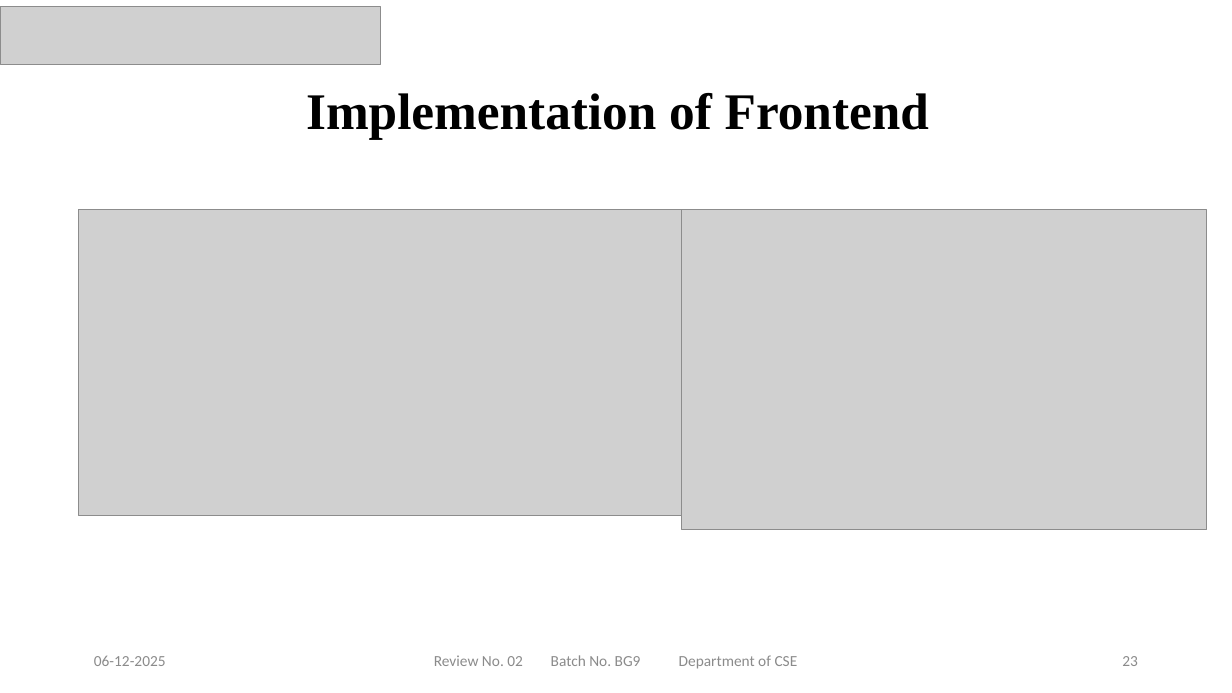
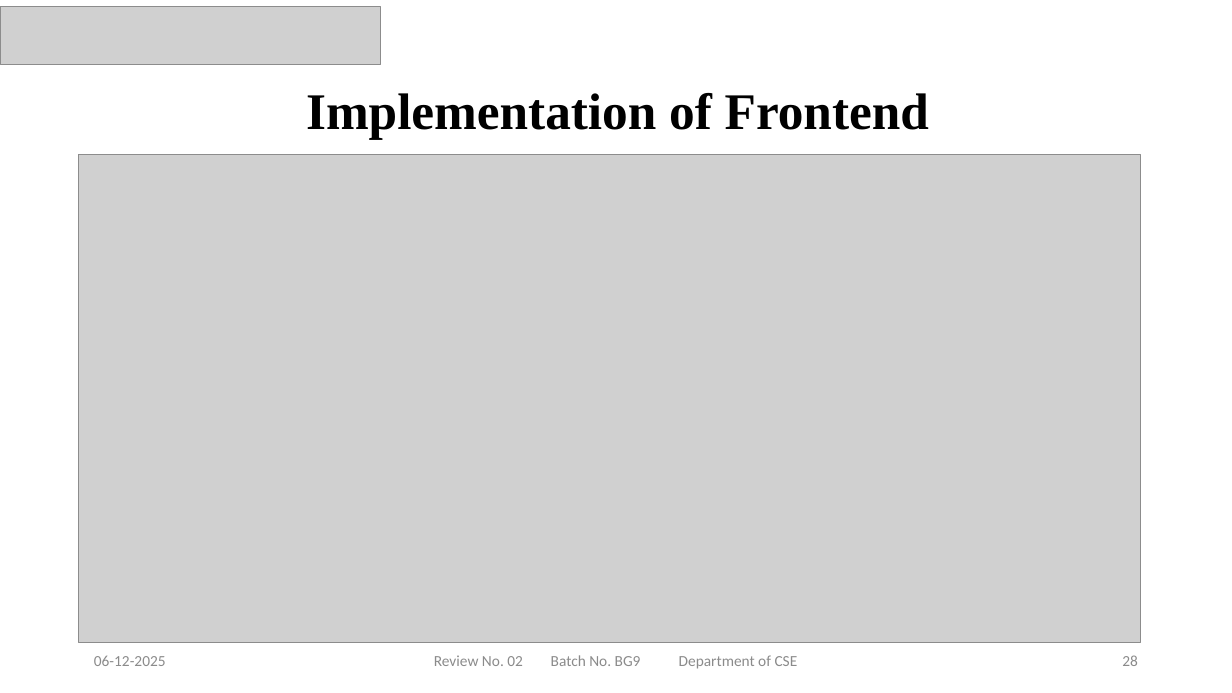
Before and after one commit to NEC-CSE-Projects-2022/BG9, a slide deck: slide 28 of Documents/BG9_PPT.pptx (slide 23 before the commit). Drawn at 1232x693 pixels with LibreOffice and Linux fonts; fonts in the diff are those of the drawing; grey boxes stand for pictures. Boxes give left, top, right and bottom in pixels: in the first picture for what was removed or moved away, otherwise in the second. Text is boxed around its words. In the diff, an @@ line names an element or a change of style, - is before the commit and + after.

```diff
--- a/Documents/BG9_PPT.pptx
+++ b/Documents/BG9_PPT.pptx
@@ picture: place and size @@
-picture at [79,210,682,516]
+picture at [79,154,1141,642]
@@ picture removed at [682,210,1207,531] @@
@@ page number at [1122,655,1138,666]: text changed @@
-23
+28
```
Also in this commit, not shown: 6 other slides changed, 8 slides added, 1 other file.
